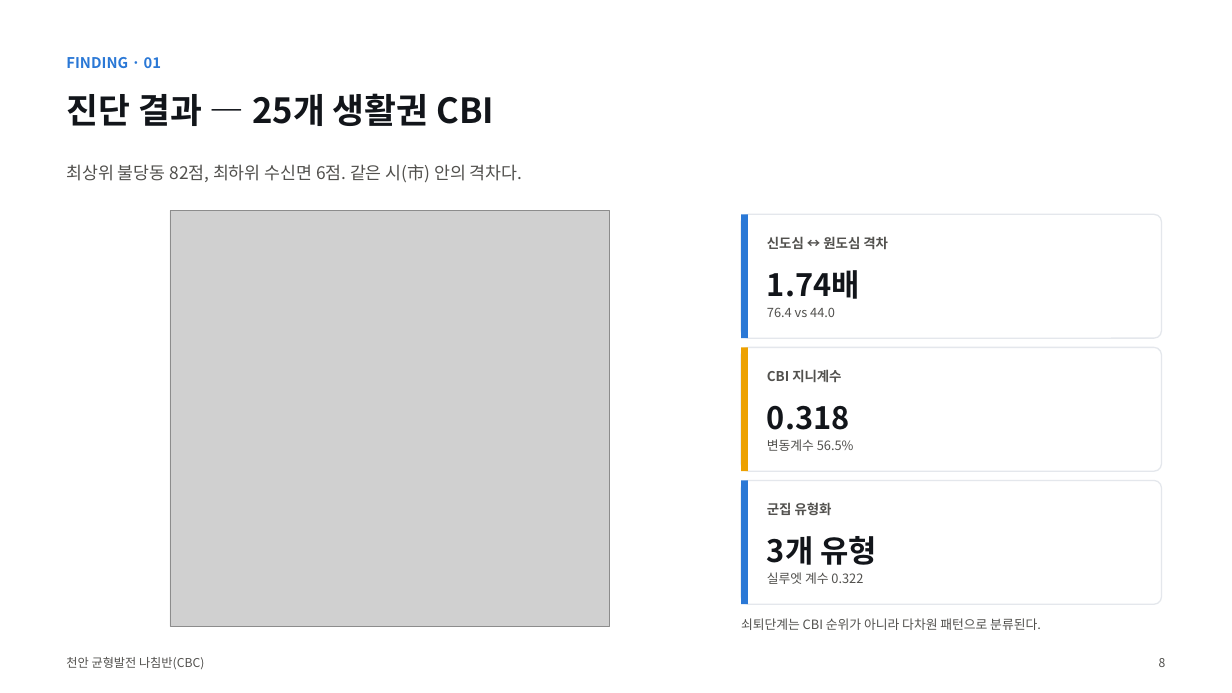
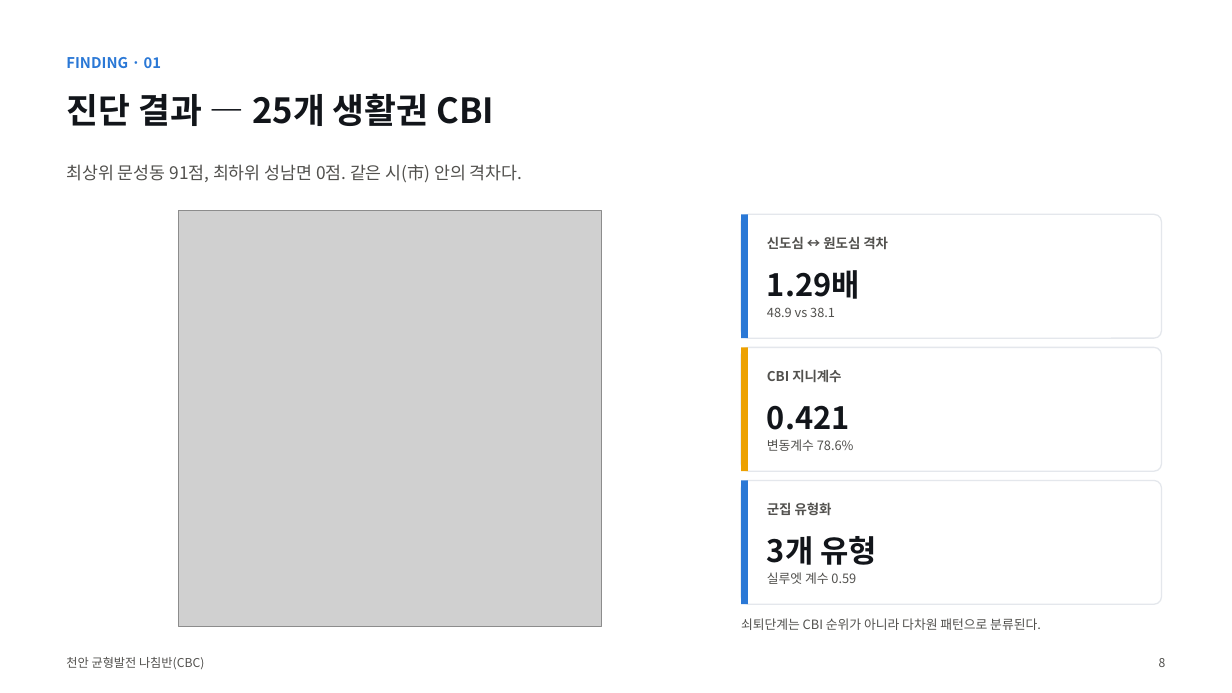
Before and after one commit to BioCode67/2026-AI-, a slide deck: slide 9 of deliverables/기획서_천안균형발전나침반_CBC.pptx. Drawn at 1232x693 pixels with LibreOffice and Linux fonts; fonts in the diff are those of the drawing; grey boxes stand for pictures. Boxes give left, top, right and bottom in pixels: in the first picture for what was removed or moved away, otherwise in the second. Text is boxed around its words. In the diff, an @@ line names an element or a change of style, - is before the commit and + after.

```diff
--- a/deliverables/기획서_천안균형발전나침반_CBC.pptx
+++ b/deliverables/기획서_천안균형발전나침반_CBC.pptx
@@ text at box(66, 164, 522, 182): text changed @@
-최상위 불당동 82점, 최하위 수신면 6점. 같은 시(市) 안의 격차다.
+최상위 문성동 91점, 최하위 성남면 0점. 같은 시(市) 안의 격차다.
@@ picture: place and size @@
-picture at box(170, 211, 610, 627)
+picture at box(178, 211, 602, 627)
@@ text at box(767, 270, 860, 299): text changed @@
-1.74배
+1.29배
@@ text at box(767, 307, 835, 317): text changed @@
-76.4 vs 44.0
+48.9 vs 38.1
@@ text at box(767, 405, 850, 430): text changed @@
-0.318
+0.421
@@ text at box(767, 439, 854, 451): text changed @@
-변동계수 56.5%
+변동계수 78.6%
@@ text at box(767, 572, 856, 584): text changed @@
-실루엣 계수 0.322
+실루엣 계수 0.59
```
Also in this commit, not shown: 15 other slides changed, 1 slide added, 2 slides removed, 24 other files.
